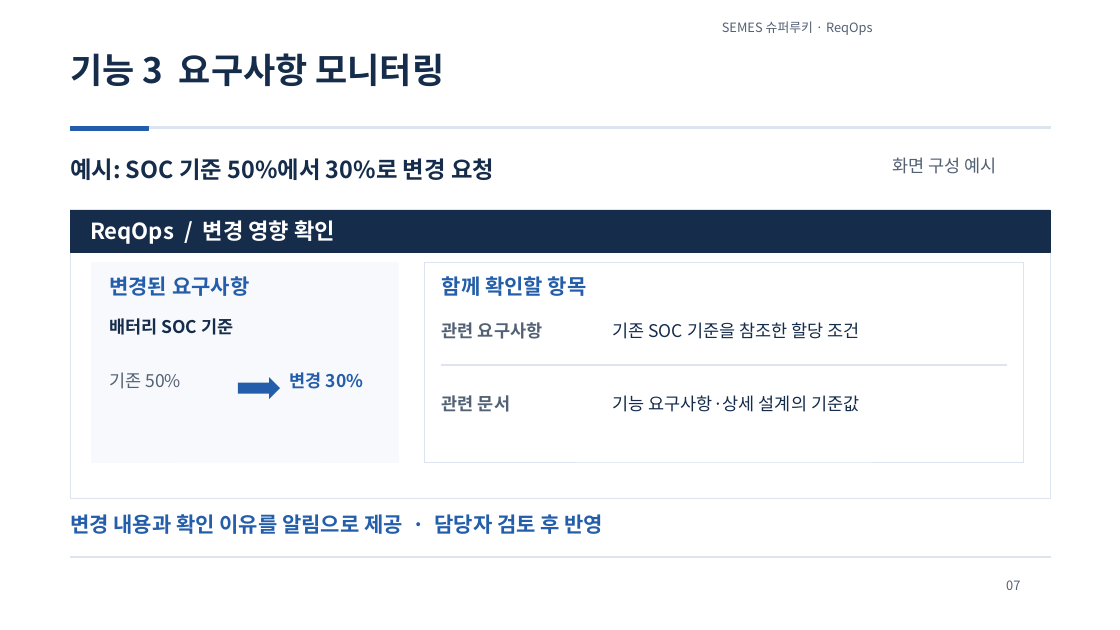
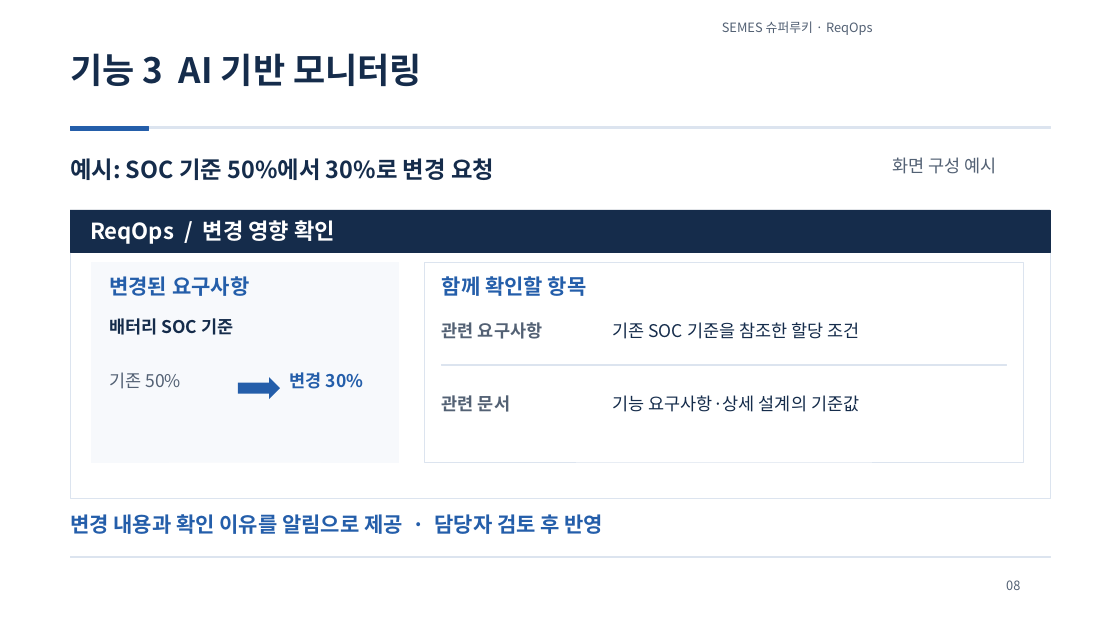
Before and after one commit to jihunhan98/semes-superrookie, a slide deck: slide 8 of docs/presentations/ReqOps_SuperRookie.pptx (slide 7 before the commit). Drawn at 1120x630 pixels with LibreOffice and Linux fonts; fonts in the diff are those of the drawing. Boxes give left, top, right and bottom in pixels: in the first picture for what was removed or moved away, otherwise in the second. Text is boxed around its words. In the diff, an @@ line names an element or a change of style, - is before the commit and + after.

```diff
--- a/docs/presentations/ReqOps_SuperRookie.pptx
+++ b/docs/presentations/ReqOps_SuperRookie.pptx
@@ text at box(70, 53, 422, 86): text changed @@
-기능 3 요구사항 모니터링
+기능 3 AI 기반 모니터링
@@ text at box(1006, 580, 1020, 590): text changed @@
-07
+08
```
Also in this commit, not shown: 3 other slides changed, 1 slide added.
